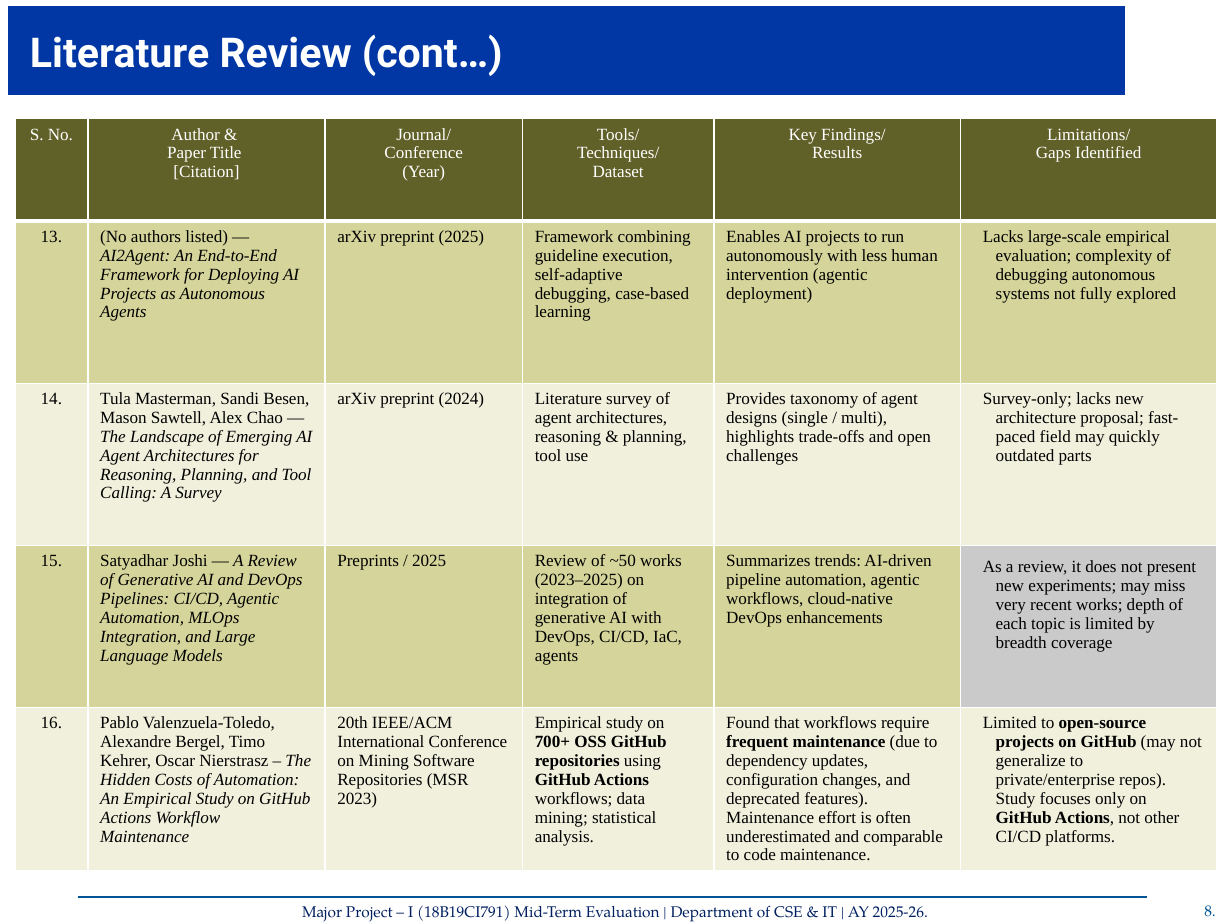
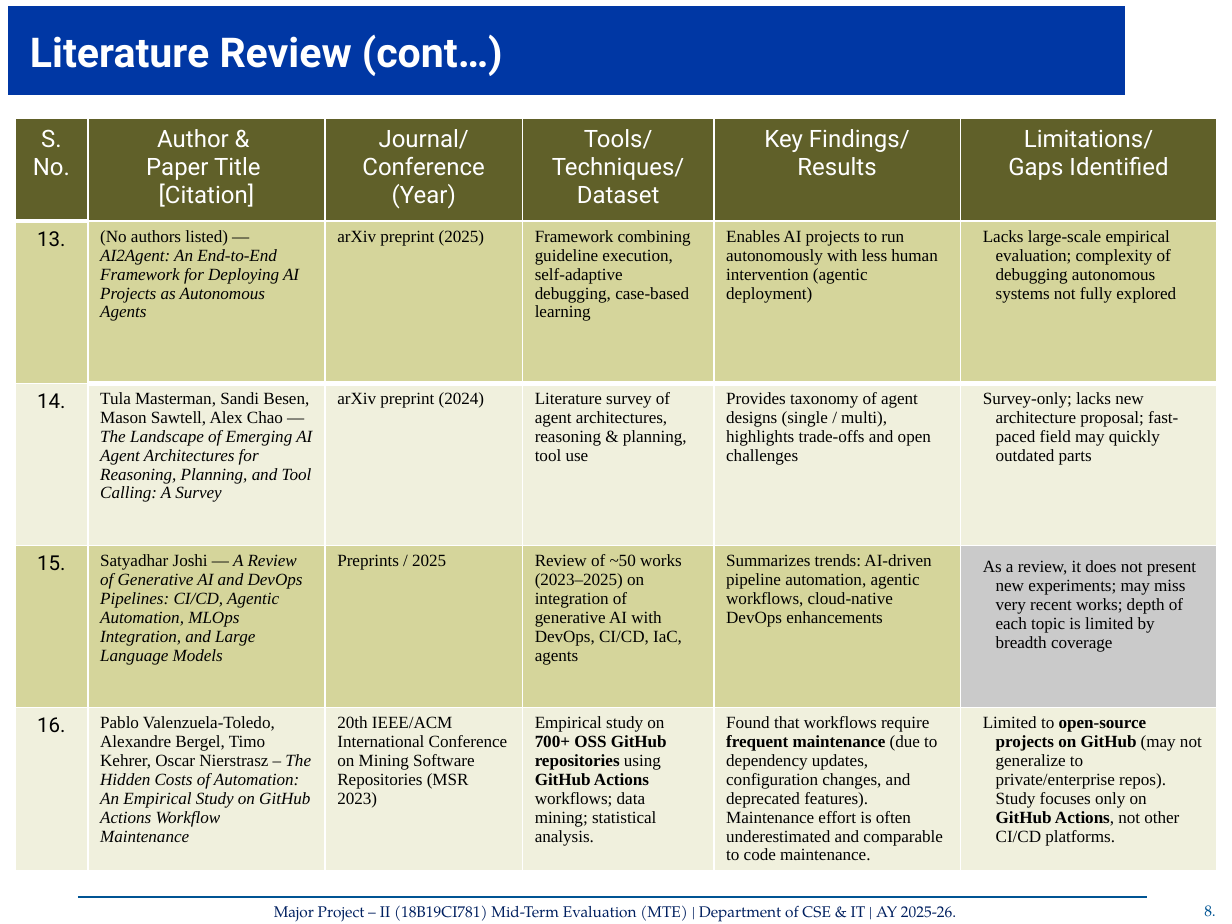
Before and after one commit to GauravThakur04/AI-Agent-for-Github-Workflow-Automation, a slide deck: slide 9 of RG61.pptx. Drawn at 1232x924 pixels with LibreOffice and Linux fonts; fonts in the diff are those of the drawing; background and template pictures are left out. Boxes give left, top, right and bottom in pixels: in the first picture for what was removed or moved away, otherwise in the second. Text is boxed around its words. In the diff, an @@ line names an element or a change of style, - is before the commit and + after.

```diff
--- a/RG61.pptx
+++ b/RG61.pptx
@@ table at (15, 118, 1216, 865) @@
@@ size 10 to 14 pt in "S. No.", "Author &", "Paper Title [Citation]", "Journal/" and 8 more places @@
@@ font Times New Roman to Roboto in "S. No.", "Author &", "Paper Title [Citation]", "Journal/" and 12 more places @@
@@ size 10 to 12 pt in "13.", "14.", "15.", "16." @@
@@ borders changed @@
@@ text at (274, 905, 956, 922): text changed @@
-Major Project – I (18B19CI791) Mid-Term Evaluation | Department of CSE & IT | AY 2025-26.
+Major Project – II (18B19CI781) Mid-Term Evaluation (MTE) | Department of CSE & IT | AY 2025-26.
```
Also in this commit, not shown: 16 other slides changed, 21 slides added, 18 slides removed.
